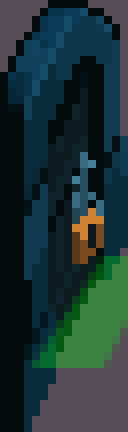
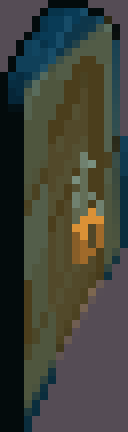
Two versions of the same layered image (128x432). Layer-by-layer changes:
painted on "Hotspot" over (24, 16, 128, 416)
